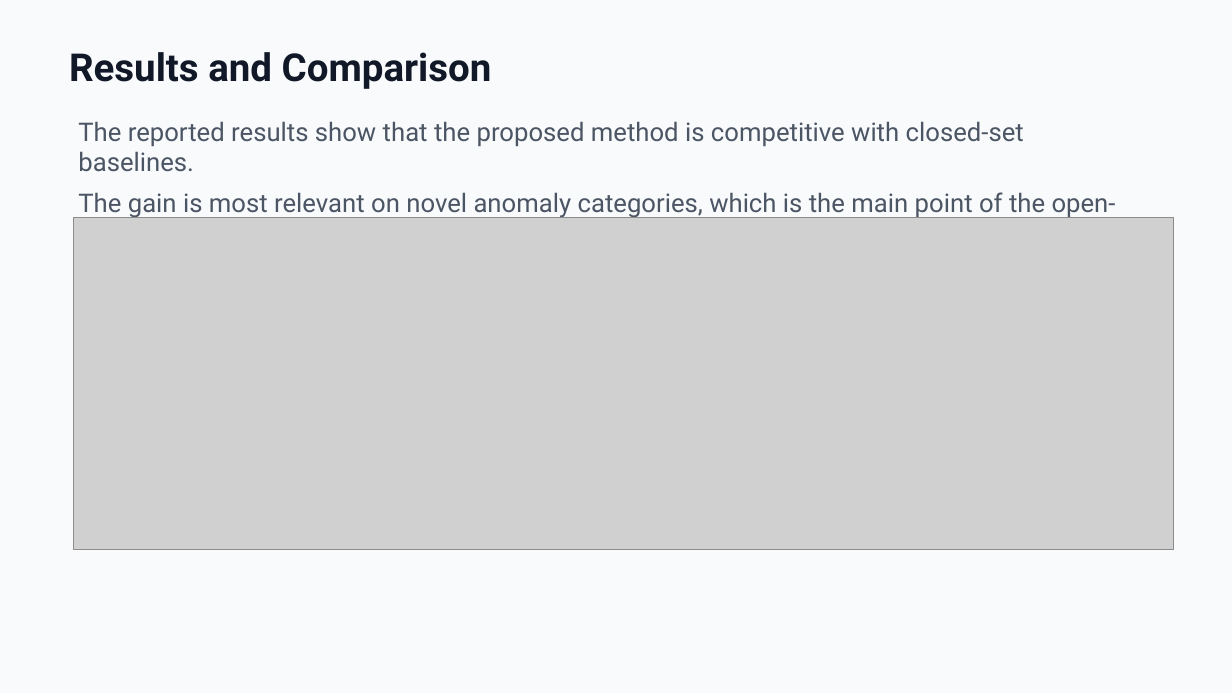
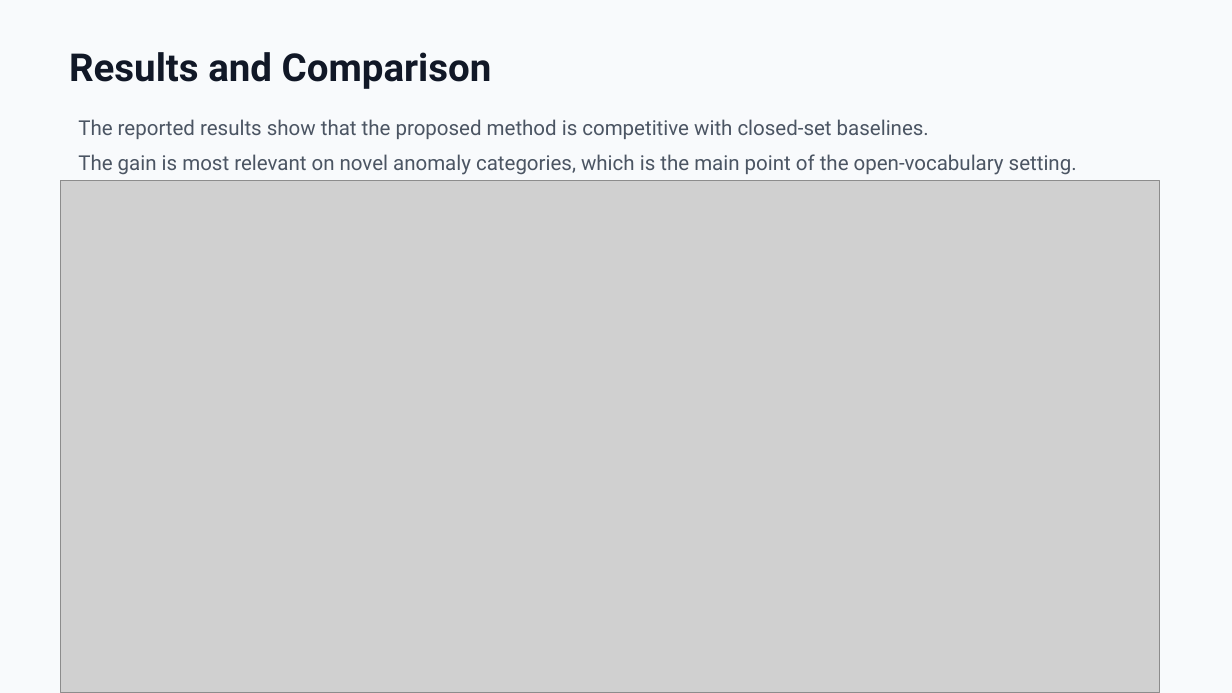
Before and after one commit to zeroxred/research, a slide deck: slide 11 of presentations/04_weekly_summary_open_vocabulary_vad_en.pptx (slide 12 before the commit). Drawn at 1232x693 pixels with LibreOffice and Linux fonts; fonts in the diff are those of the drawing; grey boxes stand for pictures. Boxes give left, top, right and bottom in pixels: in the first picture for what was removed or moved away, otherwise in the second. Text is boxed around its words. In the diff, an @@ line names an element or a change of style, - is before the commit and + after.

```diff
--- a/presentations/04_weekly_summary_open_vocabulary_vad_en.pptx
+++ b/presentations/04_weekly_summary_open_vocabulary_vad_en.pptx
@@ text "The reported results show that ..." at bbox=[78, 119, 1077, 175]: size 20 to 16 pt @@
@@ picture: place and size @@
-picture at bbox=[74, 217, 1174, 550]
+picture at bbox=[60, 180, 1160, 692]
```
Also in this commit, not shown: 5 other slides changed, 1 slide added, 2 slides removed.
